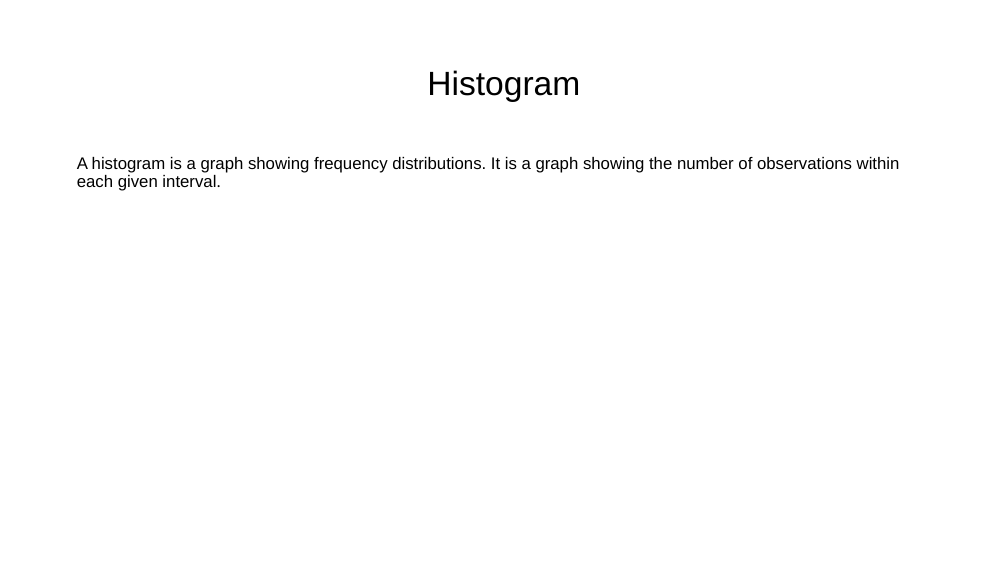
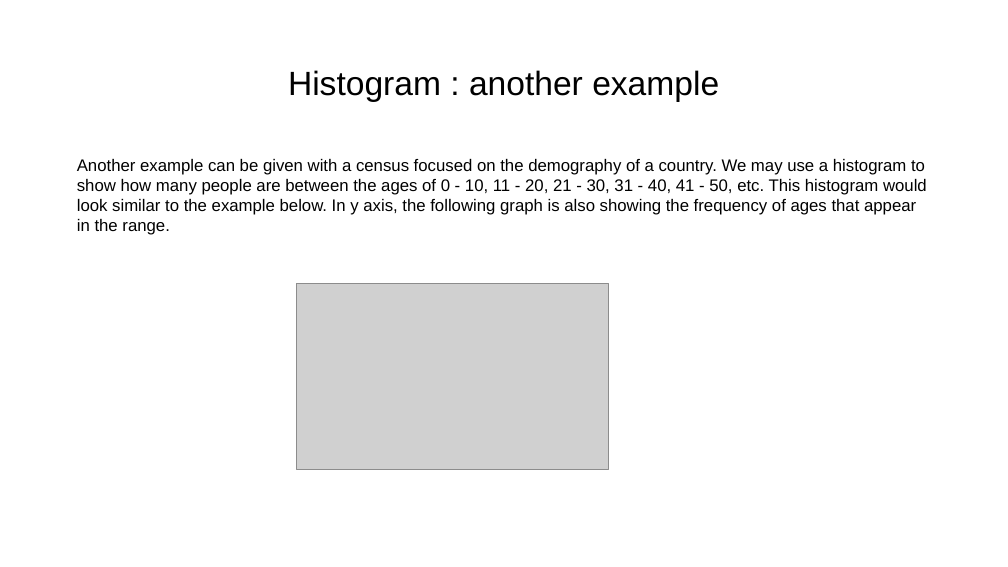
Before and after one commit to dia1128/AIandDataScienceWorkshopwithPython, a slide deck: slide 13 of Week2/2.3 Data Visualization.pptx (slide 11 before the commit). Drawn at 1008x567 pixels with LibreOffice and Linux fonts; fonts in the diff are those of the drawing; grey boxes stand for pictures. Boxes give left, top, right and bottom in pixels: in the first picture for what was removed or moved away, otherwise in the second. Text is boxed around its words. In the diff, an @@ line names an element or a change of style, - is before the commit and + after.

```diff
--- a/Week2/2.3 Data Visualization.pptx
+++ b/Week2/2.3 Data Visualization.pptx
@@ title at [288,70,719,102]: text changed @@
-Histogram
+Histogram : another example
@@ text at [77,159,927,235]: text changed @@
-A histogram is a graph showing frequency distributions. It is a graph showing the number of observations within each given interval.
+Another example can be given with a census focused on the demography of a country. We may use a histogram to show how many people are between the ages of 0 - 10, 11 - 20, 21 - 30, 31 - 40, 41 - 50, etc. This histogram would look similar to the example below. In y axis, the following graph is also showing the frequency of ages that appear in the range.
@@ picture added at [296,284,609,469] @@
```
Also in this commit, not shown: 2 other slides changed, 2 slides added.
